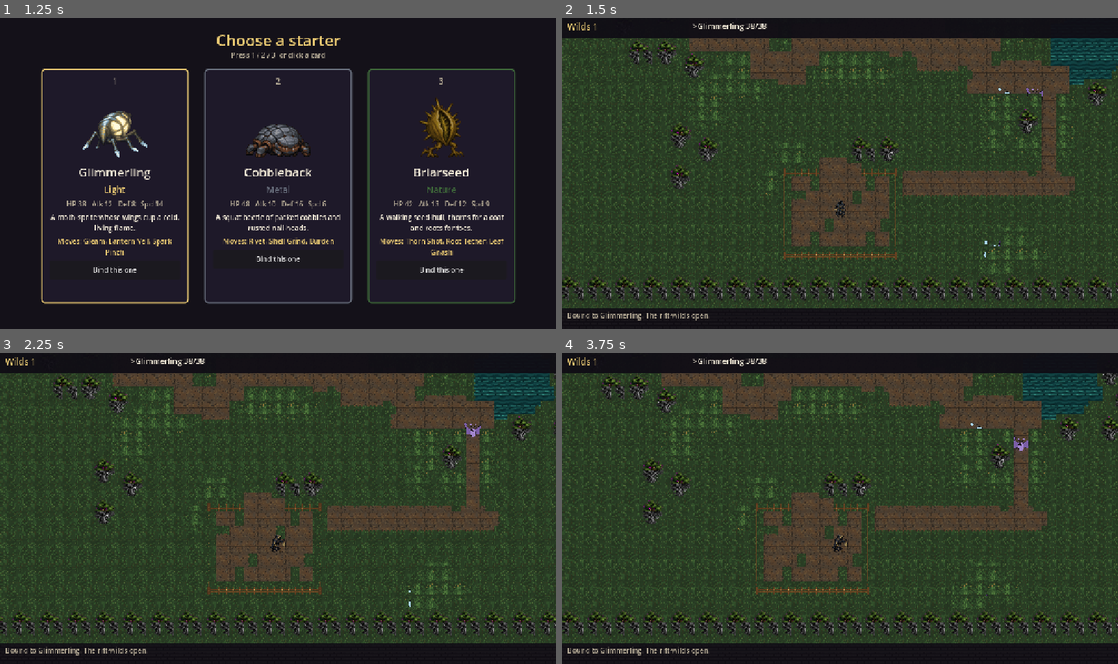
Above: before the commit, frames 1-4 (two rows, left to right).
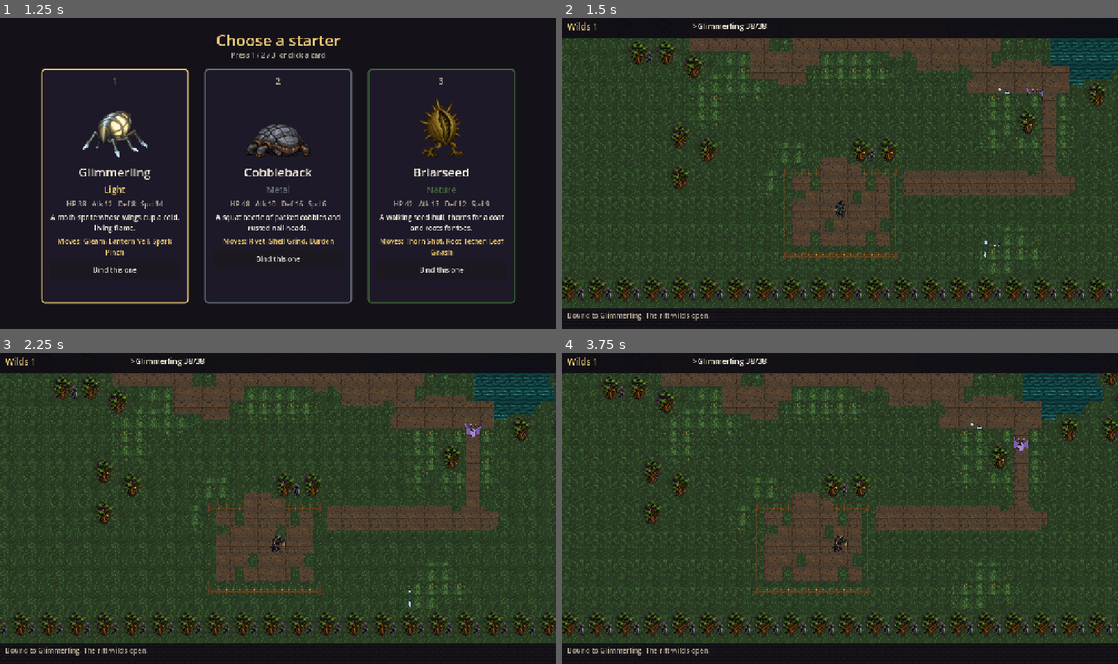
Above: after the commit, the same moments.

Repository: Ghostknife99/wyrdling
Game: Godot game, scene res://main.tscn
The game is run twice, just before and just after one commit, with the same random seed, the same clock (stepped at 60 frames per second) and the same inputs.
Inputs (mouse positions are in pixels of both pictures, inside the frame that each line leads up to):
- Up to frame 1 (1.25 s): click "Begin a Run" at 0.5 s
- Up to frame 2 (1.5 s): click "Bind this one" at 1.25 s
- Up to frame 3 (2.25 s): tap Enter (ui_accept) at 2 s; move the mouse to (400, 492) at 2.02 s; hold Right from 2.03 s (still down); tap Keypad Enter at 2.1 s; click (400, 492) at 2.17 s
- Up to frame 4 (3.75 s): tap Enter (ui_accept) at 2.27, 2.75, 3.5 s; release Right at 2.75 s; drag from (728, 524) to (812, 570) at 2.77 s; move the mouse to (895, 440) at 3.52 s; hold Right from 3.53 s (still down); tap 1 at 3.6 s

Frame 1 is identical in both runs. In frame 2, 1.8% of the frame differs, in the area x 0-100%, y 8-91%; in frame 3, 1.8%; in frame 4, 1.9%, in the area x 0-100%, y 6-91%.

Commit message:
Rebuild floors as a seamless outdoor rift-wilds overworld.

Diff:
--- a/src/dungeon/dungeon.gd
+++ b/src/dungeon/dungeon.gd
@@ -370,12 +370,6 @@
 
 
 func _draw_tree_canopy(tp: Vector2i) -> void:
-	var nw_tex: Texture2D = _ow("tree_nw")
-	var ne_tex: Texture2D = _ow("tree_ne")
-	if nw_tex and ne_tex:
-		draw_texture_rect(nw_tex, Rect2(tp.x * TILE, tp.y * TILE, TILE, TILE), false)
-		draw_texture_rect(ne_tex, Rect2((tp.x + 1) * TILE, tp.y * TILE, TILE, TILE), false)
-		return
 	var tree_tex: Texture2D = _ow("tree")
 	if tree_tex:
 		draw_texture_rect(tree_tex, Rect2(tp.x * TILE, tp.y * TILE, TILE * 2, TILE * 2), false)
Binary file added: art/tiles/overworld_catalog.png
Binary file added: art/tiles/overworld_sheet.png
Binary file changed: shots/gameplay_wilds.png
